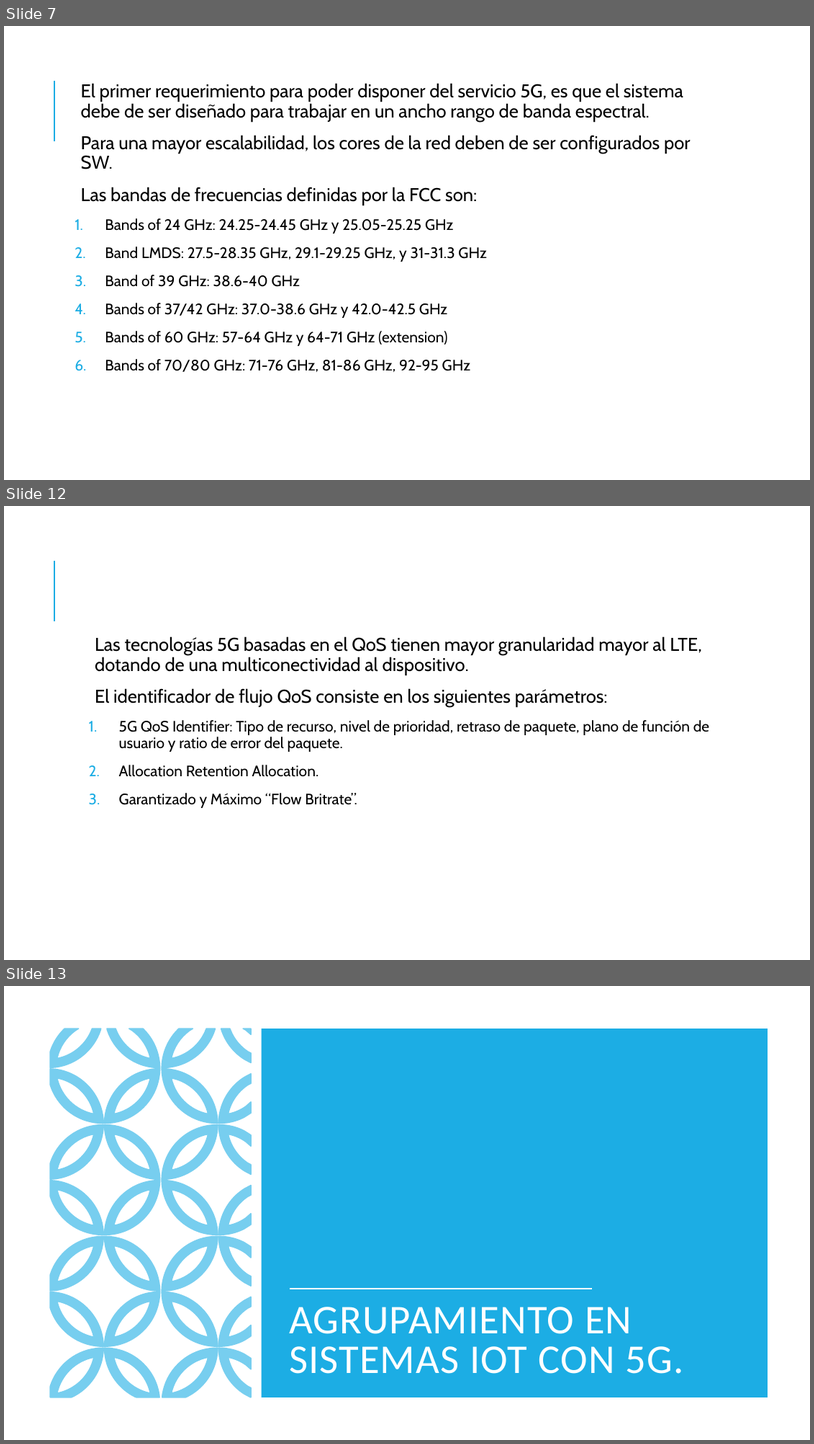
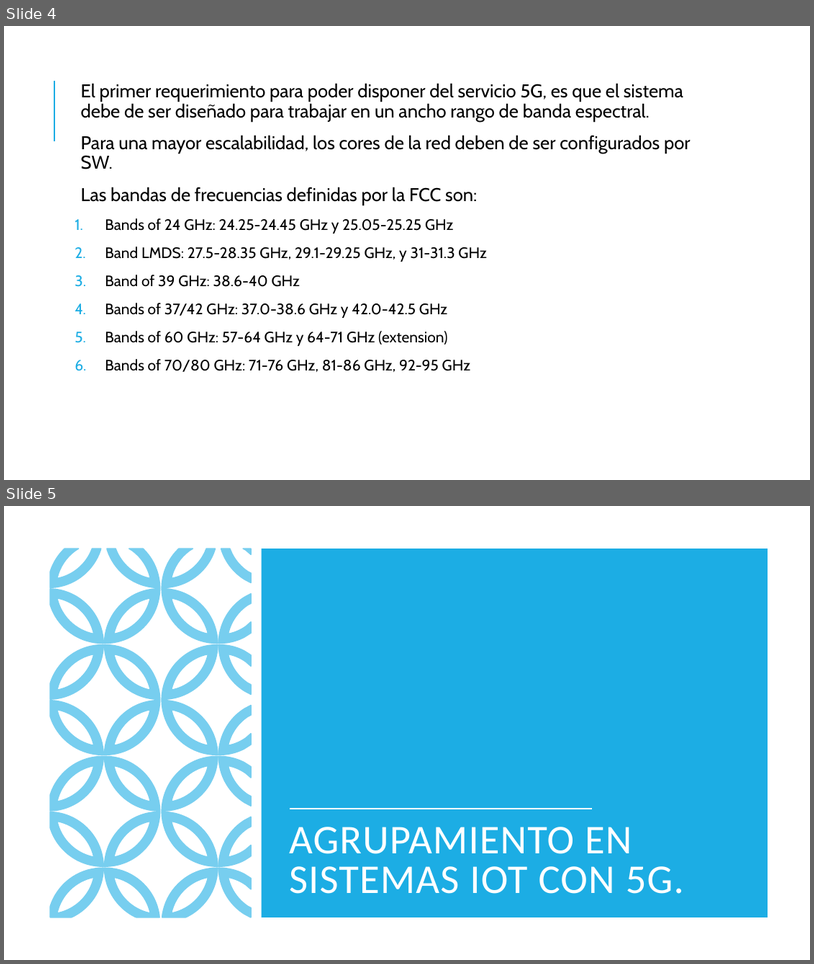
Before and after one commit to Jorjo80/TFM, a slide deck: 1ªInvestigacion/5g.pptx. Shown one above the other, each under a label of ours: slides 7, 12 and 13 before the commit, slides 4 and 5 after it; the slides between them are not shown. The pictures are 814x1444 and 814x964 pixels, drawn with LibreOffice and Linux fonts; fonts in the diff are those of the drawing. Boxes give left, top, right and bottom in pixels: in the first picture for what was removed or moved away, otherwise in the second. Text is boxed around its words. In the diff, an @@ line names an element or a change of style, - is before the commit and + after.

```diff
--- a/1ªInvestigacion/5g.pptx
+++ b/1ªInvestigacion/5g.pptx
@@ slide 12 removed at (4, 506, 810, 960), background #FFFFFF; not listed: 1 template element that a slide beside it also shows @@
@@ text removed at (95, 636, 710, 808) @@
-  Las tecnologías 5G basadas en el QoS tienen mayor granularidad mayor al LTE, dotando de una multiconectividad al dispositivo.
-  El identificador de flujo QoS consiste en los siguientes parámetros:
-1. 5G QoS Identifier: Tipo de recurso, nivel de prioridad, retraso de paquete, plano de función de usuario y ratio de error del paquete.
-2. Allocation Retention Allocation.
-3. Garantizado y Máximo “Flow Britrate”.
@@ what was slide 7 is now slide 4 @@
@@ what was slide 13 is now slide 5 @@
```
Also in this commit, not shown: 7 other slides removed, 31 other files.
